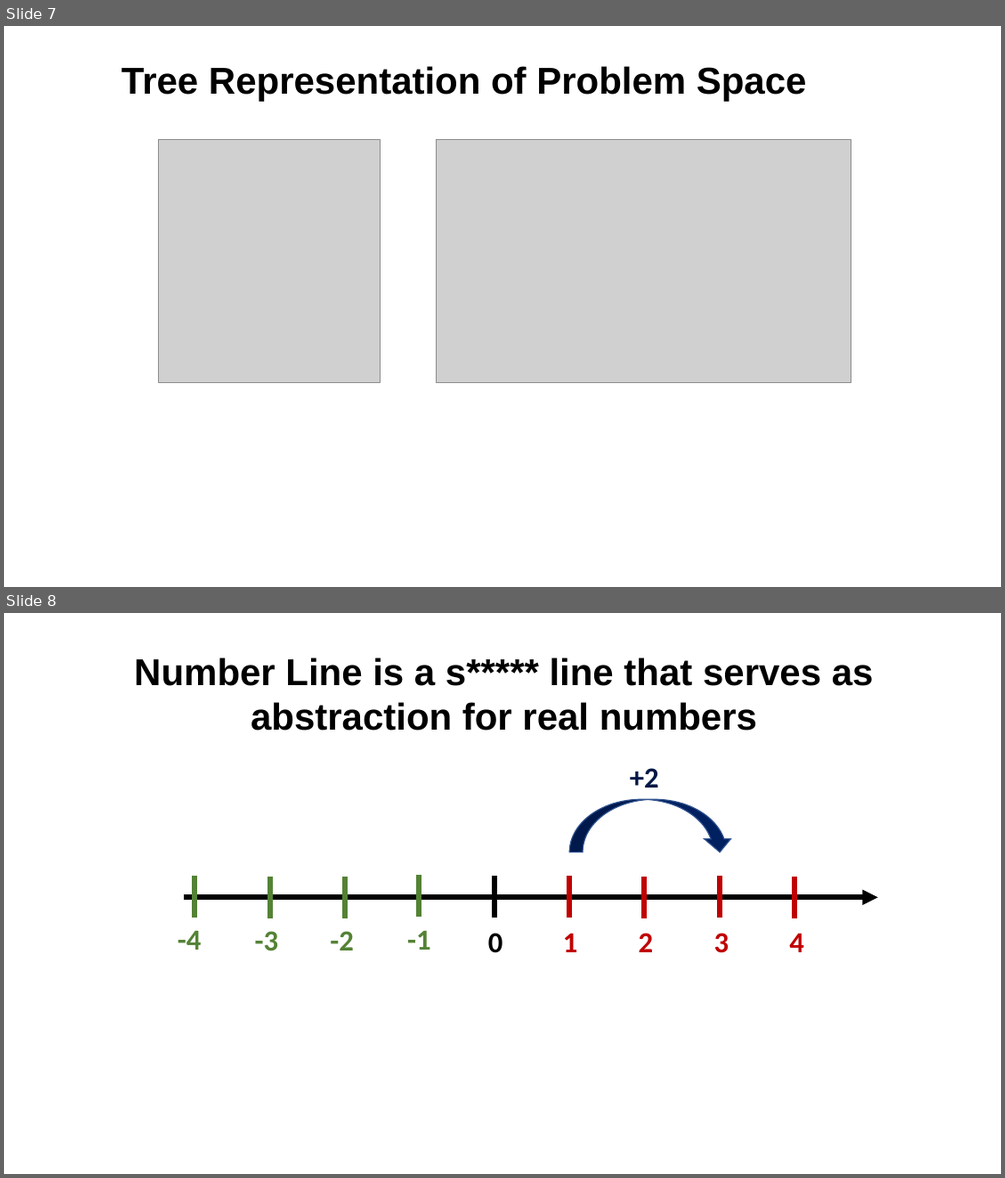
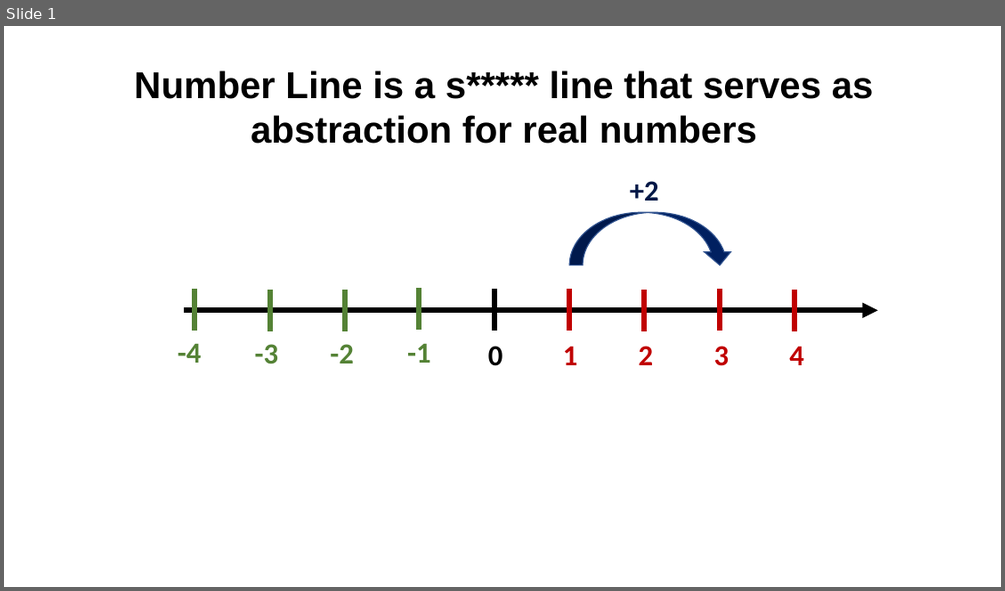
Before and after one commit to valdas1966/myq, a slide deck: Images/Mathematics/Numbers/For Pictures.pptx. Shown one above the other, each under a label of ours: slides 7 and 8 before the commit, slide 1 after it. The pictures are 1005x1178 and 1005x591 pixels, drawn with LibreOffice and Linux fonts; fonts in the diff are those of the drawing; grey boxes stand for pictures. Boxes give left, top, right and bottom in pixels: in the first picture for what was removed or moved away, otherwise in the second. Text is boxed around its words. In the diff, an @@ line names an element or a change of style, - is before the commit and + after.

```diff
--- a/Images/Mathematics/Numbers/For Pictures.pptx
+++ b/Images/Mathematics/Numbers/For Pictures.pptx
@@ slide 7 removed at [4, 26, 1001, 587], background #FFFFFF @@
@@ text removed at [121, 66, 807, 102] @@
-Tree Representation of Problem Space
@@ picture removed at [159, 140, 380, 382] @@
@@ picture removed at [437, 140, 851, 382] @@
@@ what was slide 8 is now slide 1 @@
```
Also in this commit, not shown: 6 other slides removed, 23 other files.
